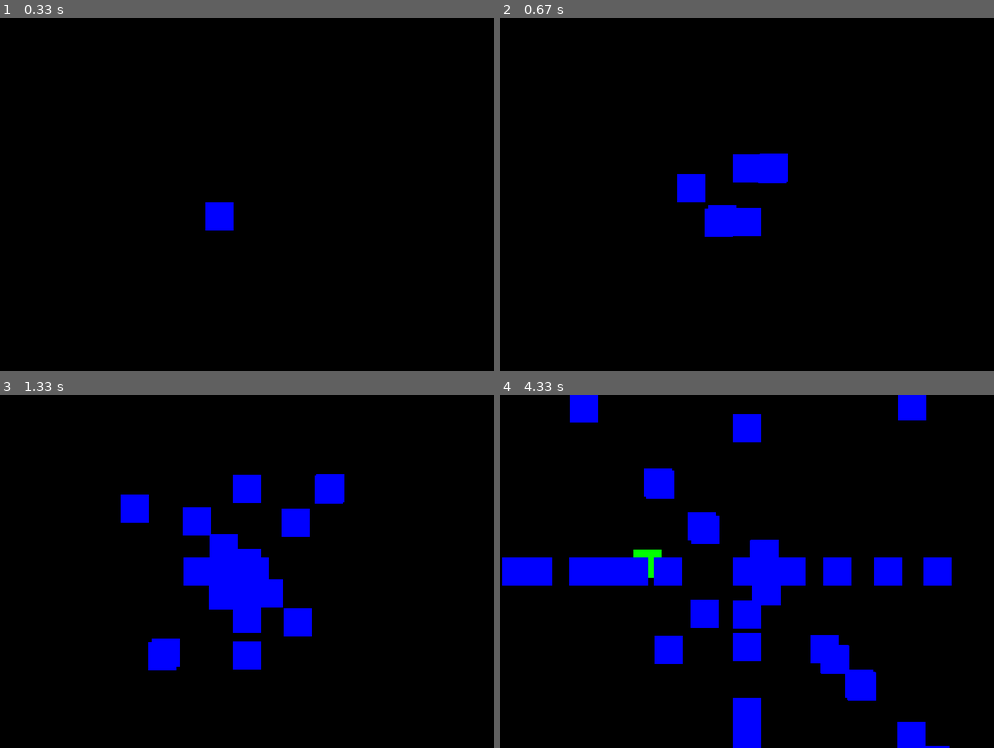
Above: before the commit, frames 1-4 (two rows, left to right).
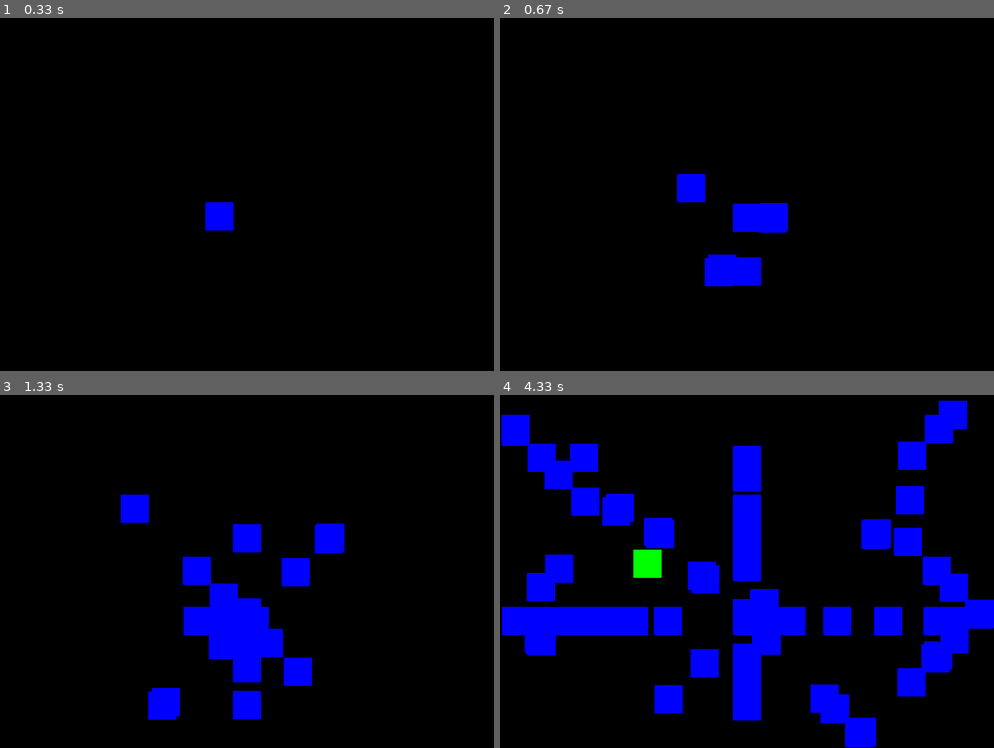
Above: after the commit, the same moments.

Repository: Domroon/pygame-experiments
Game: pygame game, started from myExperiments/experiments.py
Two runs of this game, one before a commit and one after it. Both use one fixed random seed, a clock stepped at 60 frames per second and the inputs below.
Inputs:
- Up to frame 1 (0.33 s): no input
- Up to frame 2 (0.67 s): tap Space at 0.33 s
- Up to frame 3 (1.33 s): tap Space at 0.73, 1.03, 1.23 s
- Up to frame 4 (4.33 s): tap Space at 1.57, 1.87, 2.07, 2.37, 2.63, 2.97, 3.27, 3.4, 3.8, 4.1 s

Frame 1 is identical in both runs. In frame 2, 3.0% of the frame differs, in the area x 41-59%, y 38-76%; in frame 3, 9.4%; in frame 4, 29%, in the area x 0-100%, y 0-100%.

Commit message:
add more rectangles

Diff:
--- a/myExperiments/experiments.py
+++ b/myExperiments/experiments.py
@@ -80,14 +80,24 @@
         if keys[pygame.K_SPACE]:
             randomRectXvelocity = random.randint(-1, 1)
             randomRectYvelocity = random.randint(-1, 1)
-            rectangles.append(SnakeStartRect(middleXofRect, middleYofRect,
+            rectangles.append(SnakeStartRect(middleXofRect, middleYofRect+70,
                                rectWidth, rectHeight, random_color, randomRectXvelocity, randomRectYvelocity))
 
         startRect.x += startRect.x_velocity
         startRect.y += startRect.y_velocity
+
+        # calculations for other rectangles
         for rectangle in rectangles:
             rectangle.x += rectangle.x_velocity
             rectangle.y += rectangle.y_velocity
+            if rectangle.y == topScreenBorder:
+                rectangle.y_velocity *= -1
+            if rectangle.x == rightScreenBorder:
+                rectangle.x_velocity *= -1
+            if rectangle.y == bottomScreenBorder:
+                rectangle.y_velocity *= -1
+            if rectangle.x == leftScreenBorder:
+                rectangle.x_velocity *= -1
 
         if startRect.y == topScreenBorder:
             startRect.y_velocity *= -1
@@ -118,6 +128,7 @@
                 color_counter = 0
 
 
+
         redraw(startRect, rectangles)
 
 
